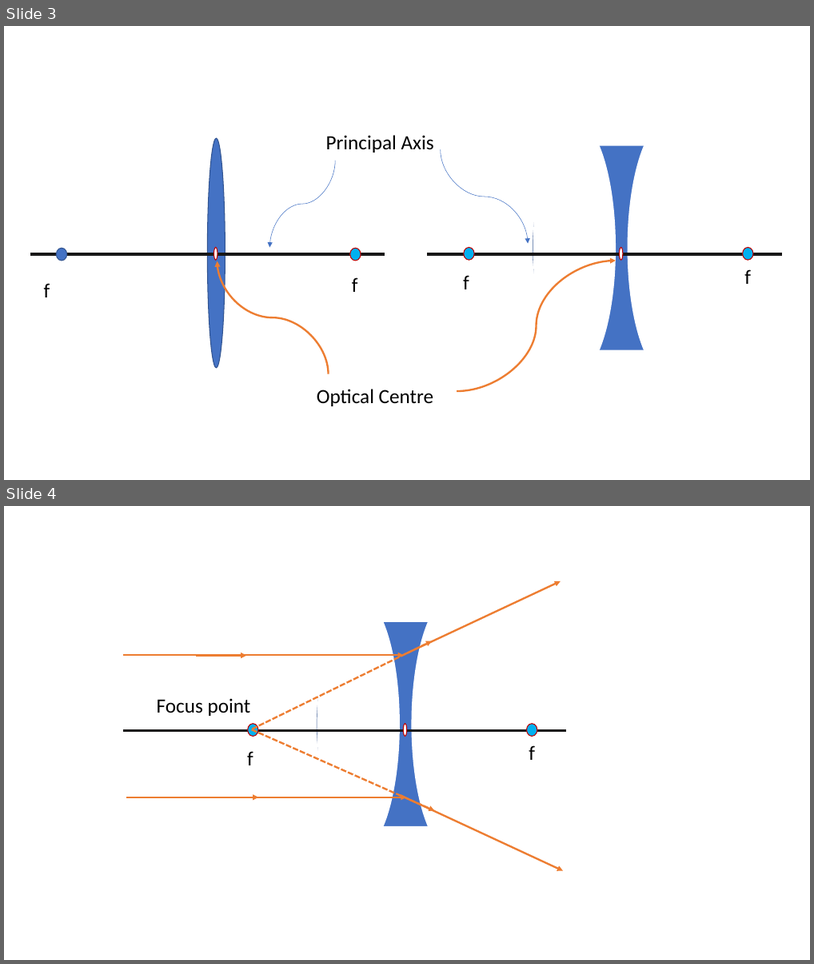
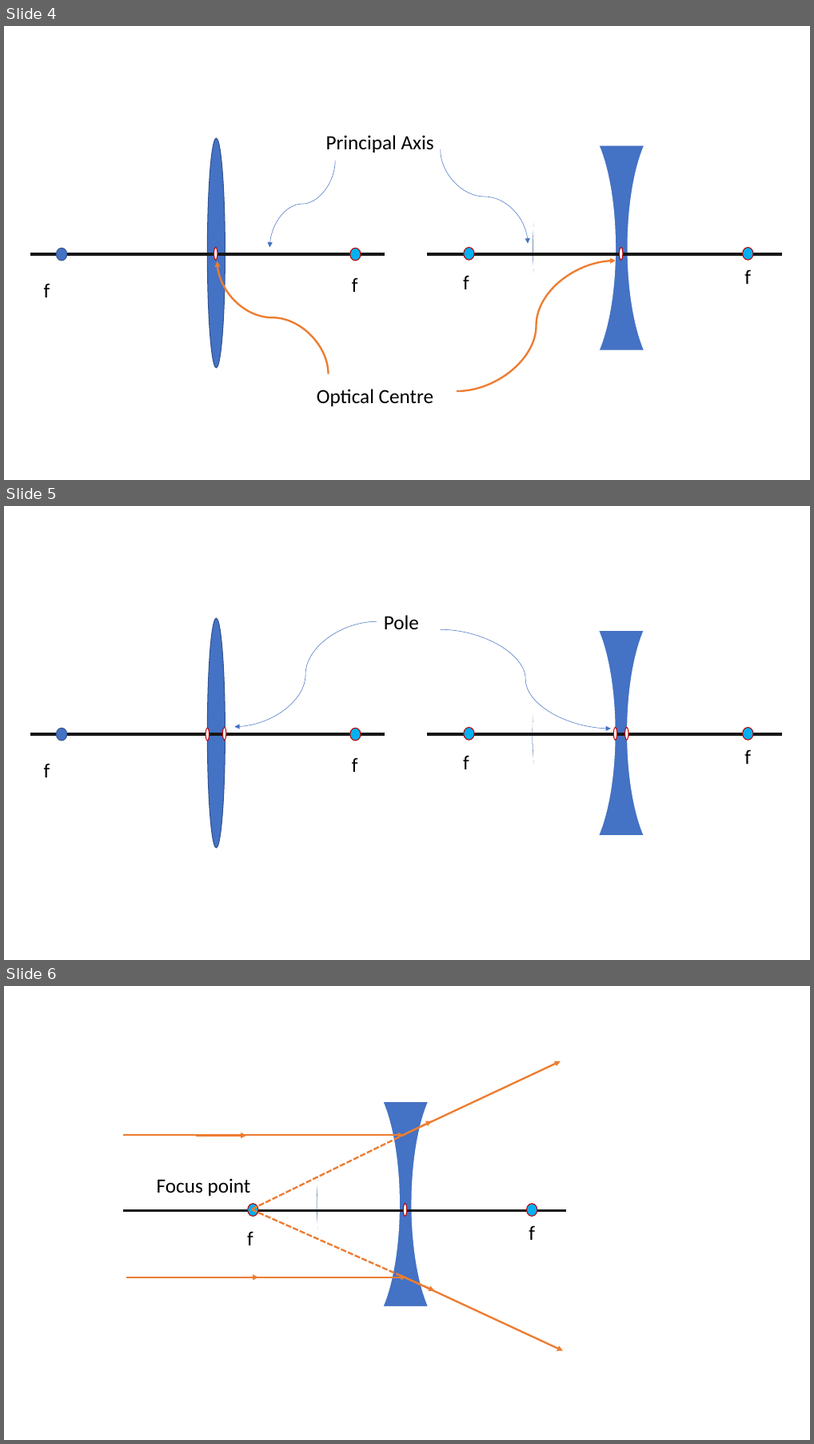
Before and after one commit to Physicspros/nucatom.gihub.io, a slide deck: science/lenses/l.pptx. Shown one above the other, each under a label of ours: slides 3 and 4 before the commit, slides 4, 5 and 6 after it. The pictures are 814x964 and 814x1444 pixels, drawn with LibreOffice and Linux fonts; fonts in the diff are those of the drawing. Boxes give left, top, right and bottom in pixels: in the first picture for what was removed or moved away, otherwise in the second. Text is boxed around its words. In the diff, an @@ line names an element or a change of style, - is before the commit and + after.

```diff
--- a/science/lenses/l.pptx
+++ b/science/lenses/l.pptx
@@ slide 5 added at <box>4,506,810,960</box>, background #FFFFFF @@
@@ ellipse added at <box>207,618,225,847</box>, fill #4472C4, outline #325491 1 pt @@
@@ curved arrow added from (377, 621) to (234, 727), #4472C4 0.5 pt @@
@@ text added at <box>384,615,419,629</box>, 24 pt, text #000000 @@
+Pole
@@ curved arrow added from (441, 629) to (611, 728), #4472C4 0.5 pt @@
@@ line added from (30, 734) to (385, 734), #181717 3 pt @@
@@ ellipse added at <box>56,728,67,740</box>, fill #4472C4, outline #325491 1 pt @@
@@ ellipse added at <box>206,728,210,740</box>, fill #FFFFFF, outline #C00000 1 pt @@
@@ ellipse added at <box>223,728,226,740</box>, fill #FFFFFF, outline #C00000 1 pt @@
@@ ellipse added at <box>350,728,361,740</box>, fill #00B0F0, outline #C00000 1 pt @@
@@ line added from (427, 734) to (782, 734), #181717 3 pt @@
@@ ellipse added at <box>464,728,474,740</box>, fill #00B0F0, outline #C00000 1 pt @@
@@ ellipse added at <box>614,728,618,740</box>, fill #FFFFFF, outline #C00000 1 pt @@
@@ ellipse added at <box>626,728,629,740</box>, fill #FFFFFF, outline #C00000 1 pt @@
@@ ellipse added at <box>743,728,754,740</box>, fill #00B0F0, outline #C00000 1 pt @@
@@ text added at <box>44,763,50,777</box>, 24 pt, text #000000 @@
+f
@@ text added at <box>352,757,358,772</box>, 24 pt, text #000000 @@
+f
@@ text added at <box>463,755,470,769</box>, 24 pt, text #000000 @@
+f
@@ text added at <box>745,749,751,764</box>, 24 pt, text #000000 @@
+f
@@ group added at <box>462,540,777,926</box>: 3 ellipses, 2 rectangles @@
@@ what was slide 3 is now slide 4 @@
@@ what was slide 4 is now slide 6 @@
```
Also in this commit, not shown: 1 slide changed, 1 other slide added, 2 other files.
